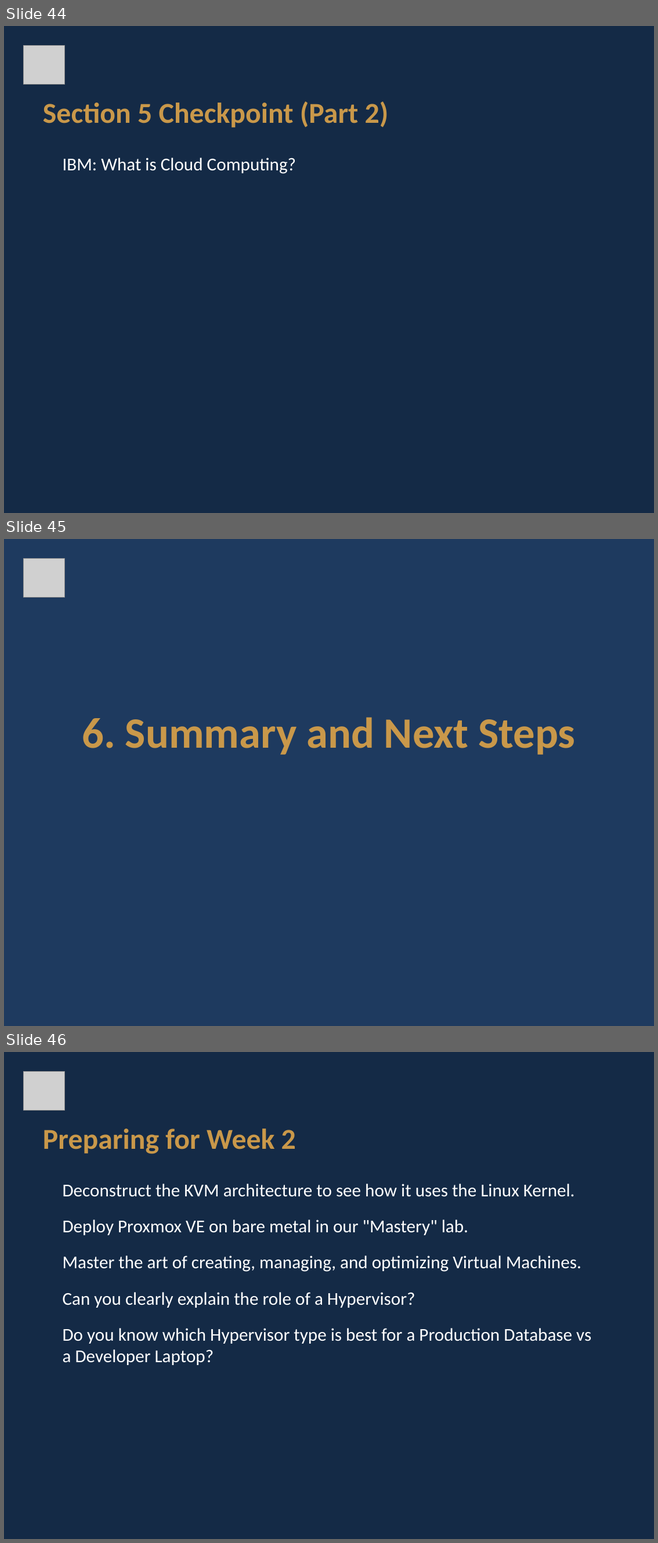
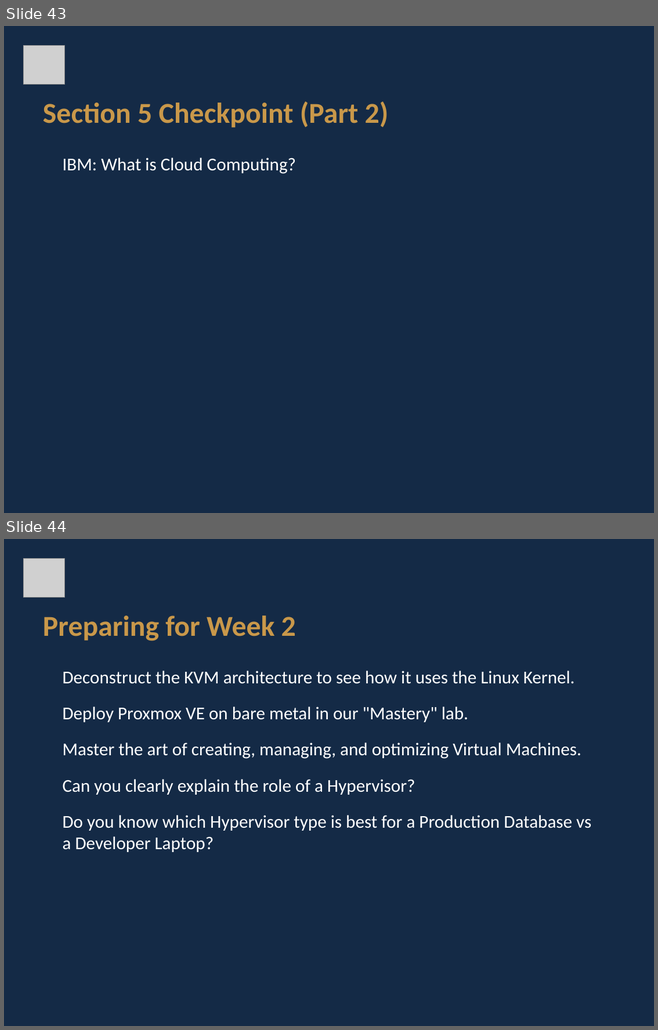
Before and after one commit to Cnshimba/OPS3-2026, a slide deck: Week 1 - Introduction to Virtualization/Week_1_Slides.pptx. Shown one above the other, each under a label of ours: slides 44, 45 and 46 before the commit, slides 43 and 44 after it. The pictures are 658x1543 and 658x1030 pixels, drawn with LibreOffice and Linux fonts; fonts in the diff are those of the drawing; grey boxes stand for pictures. Boxes give left, top, right and bottom in pixels: in the first picture for what was removed or moved away, otherwise in the second. Text is boxed around its words. In the diff, an @@ line names an element or a change of style, - is before the commit and + after.

```diff
--- a/Week 1 - Introduction to Virtualization/Week_1_Slides.pptx
+++ b/Week 1 - Introduction to Virtualization/Week_1_Slides.pptx
@@ slide 45 removed at box(4, 539, 654, 1026), background #1E3A5F @@
@@ picture removed at box(24, 559, 65, 598) @@
@@ text removed at box(82, 717, 575, 755) @@
-6. Summary and Next Steps
@@ what was slide 44 is now slide 43 @@
@@ what was slide 46 is now slide 44 @@
```
Also in this commit, not shown: 1 other slide removed.
